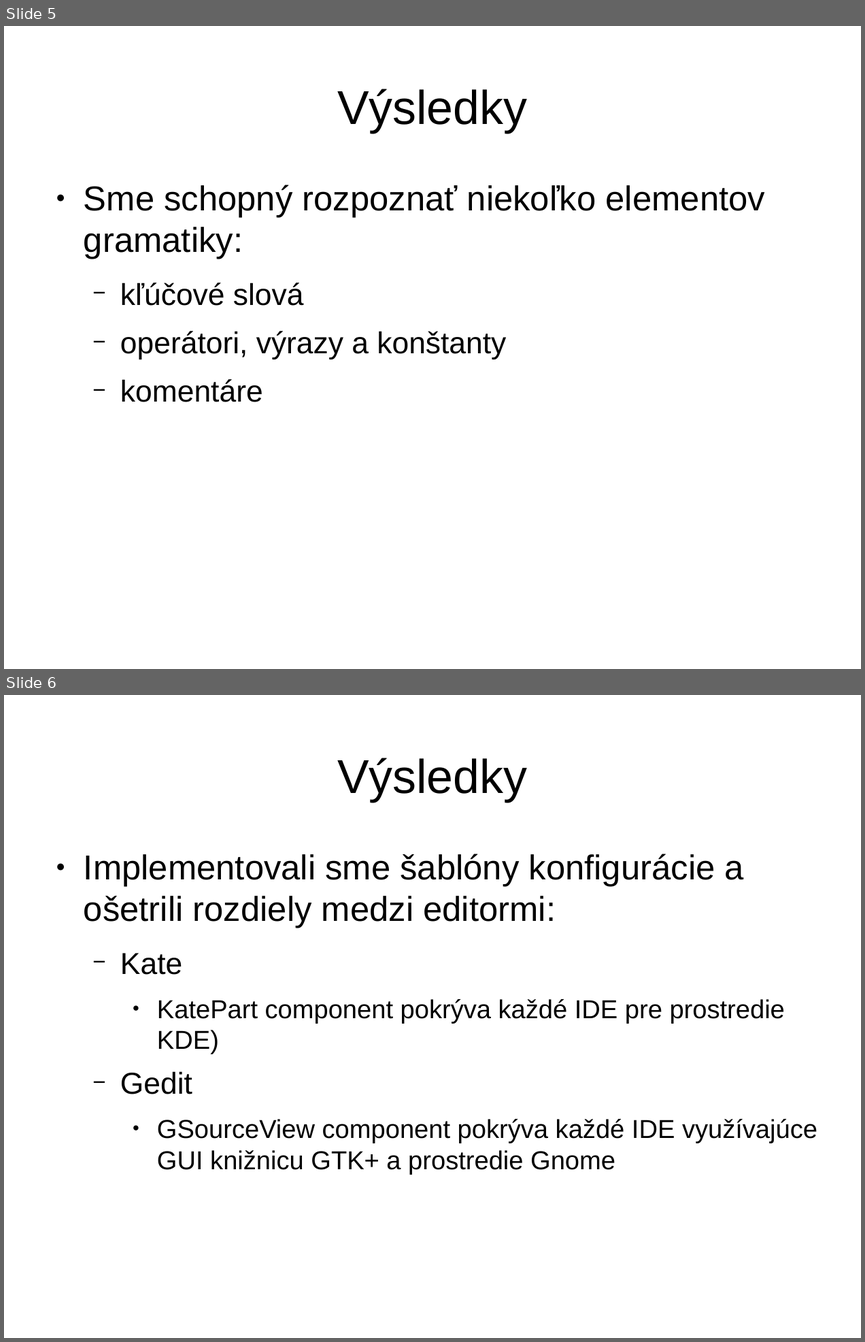
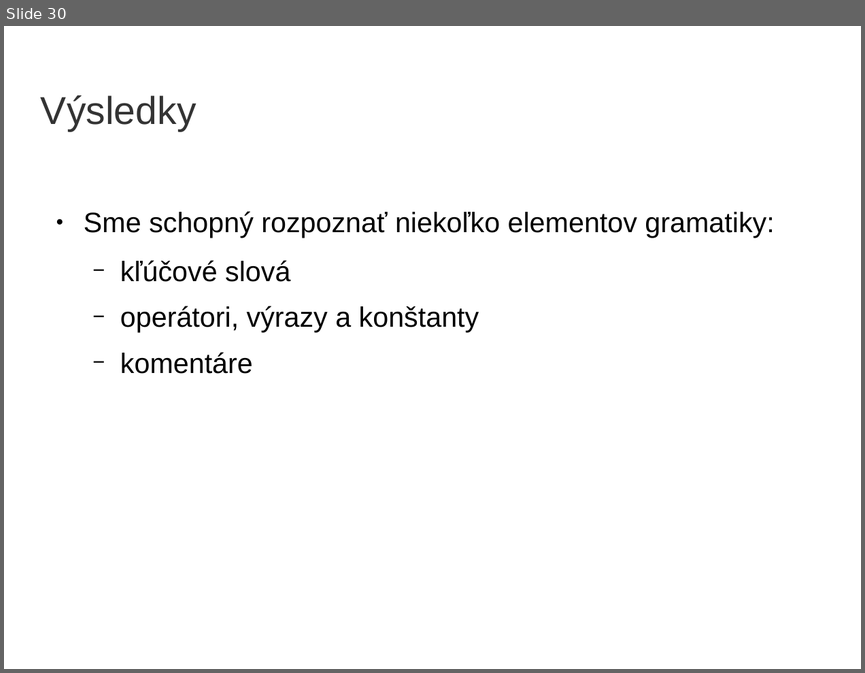
Before and after one commit to yin/syntaxer, a slide deck: obhajoba/bc2014-obhajoba15-prezentacia.odp. Shown one above the other, each under a label of ours: slides 5 and 6 before the commit, slide 30 after it. The pictures are 865x1342 and 865x673 pixels, drawn with LibreOffice and Linux fonts; fonts in the diff are those of the drawing; background and template pictures are left out. Boxes give left, top, right and bottom in pixels: in the first picture for what was removed or moved away, otherwise in the second. Text is boxed around its words. In the diff, an @@ line names an element or a change of style, - is before the commit and + after.

```diff
--- a/obhajoba/bc2014-obhajoba15-prezentacia.odp
+++ b/obhajoba/bc2014-obhajoba15-prezentacia.odp
@@ slide 6 removed at box(4, 695, 861, 1338), background #FFFFFF @@
@@ title removed at box(337, 758, 527, 802) @@
-Výsledky
@@ text removed at box(84, 853, 817, 1174) @@
-● Implementovali sme šablóny konfigurácie a ošetrili rozdiely medzi editormi:
-  − Kate
-    ● KatePart component pokrýva každé IDE pre prostredie KDE)
-  − Gedit
-    ● GSourceView component pokrýva každé IDE využívajúce GUI knižnicu GTK+ a prostredie Gnome
@@ what was slide 5 is now slide 30 @@
@@ slide 30 changed as well @@
@@ title "Výsledky": place and size @@
-title "Výsledky" at box(337, 89, 527, 133)
+title "Výsledky" at box(41, 95, 196, 131)
@@ title "Výsledky" at box(41, 95, 196, 131): size 44 to 36 pt, text colour #000000 to #333333; alignment centre to left @@
@@ text "Sme schopný rozpoznať niekoľko elementov ...": place and size @@
-text "Sme schopný rozpoznať niekoľko elementov ..." at box(84, 184, 765, 402)
+text "Sme schopný rozpoznať niekoľko elementov ..." at box(84, 211, 774, 373)
@@ text "Sme schopný rozpoznať niekoľko elementov ..." at box(84, 211, 774, 373): size 32 to 26 pt in "Sme schopný rozpoznať niekoľko elementov gramatiky:"; size 28 to 26 pt in "kľúčové slová", "operátori, výrazy a konštanty", "komentáre" @@
```
Also in this commit, not shown: 2 other slides changed, 32 slides added, 6 other slides removed, 31 other files.
